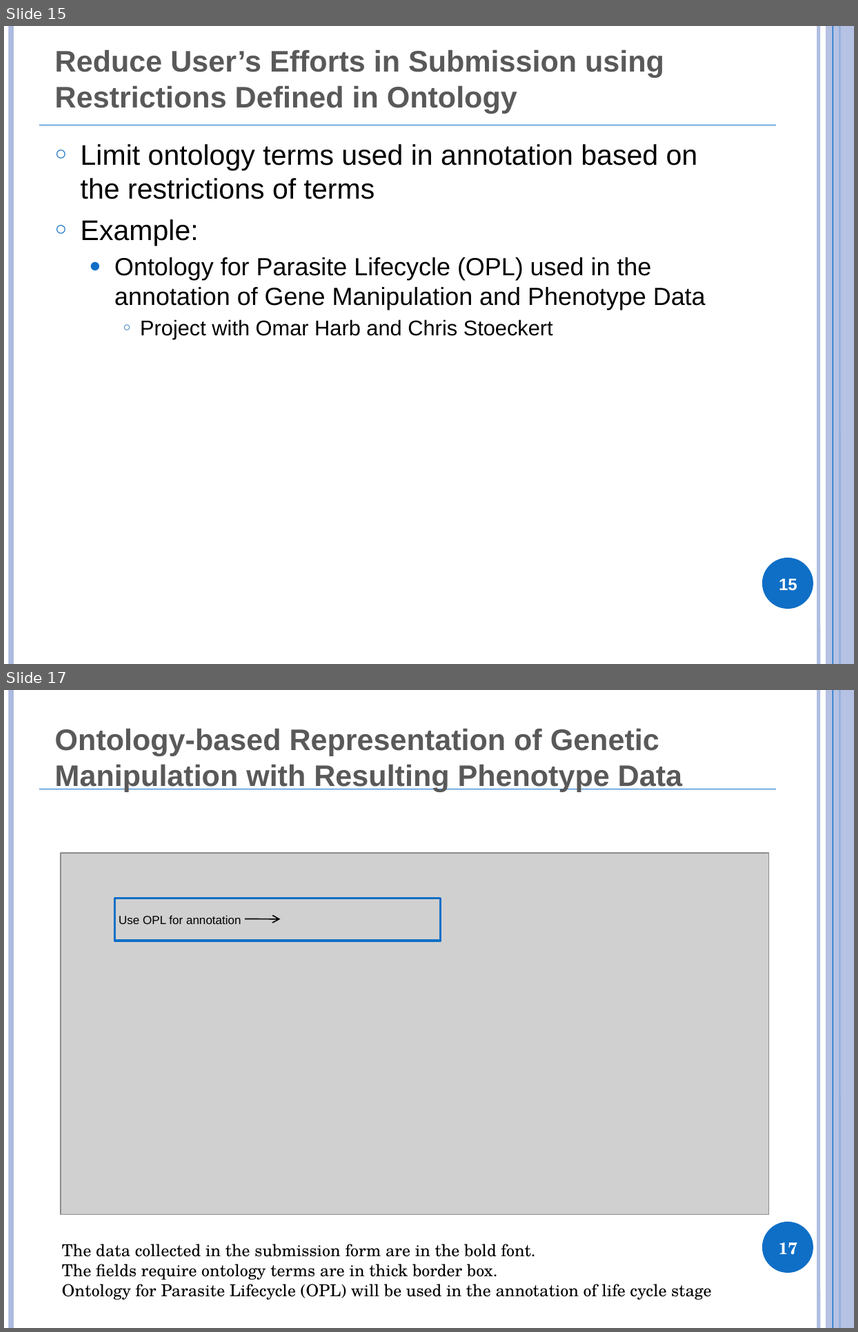
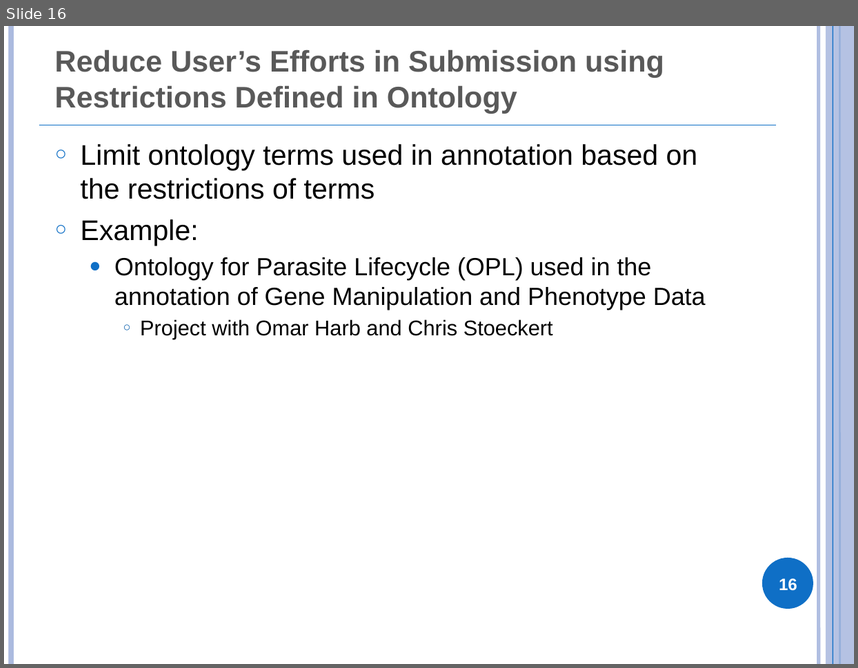
Before and after one commit to obi-ontology/obi-legacy-svn, a slide deck: trunk/docs/presentations/OBI tutorial July 2011 ICBO/EuPathDB.pptx. Shown one above the other, each under a label of ours: slides 15 and 17 before the commit, slide 16 after it; the slides between them are not shown. The pictures are 858x1332 and 858x668 pixels, drawn with LibreOffice and Linux fonts; fonts in the diff are those of the drawing; grey boxes stand for pictures. Boxes give left, top, right and bottom in pixels: in the first picture for what was removed or moved away, otherwise in the second. Text is boxed around its words. In the diff, an @@ line names an element or a change of style, - is before the commit and + after.

```diff
--- a/trunk/docs/presentations/OBI tutorial July 2011 ICBO/EuPathDB.pptx
+++ b/trunk/docs/presentations/OBI tutorial July 2011 ICBO/EuPathDB.pptx
@@ slide 17 removed at <box>4,690,854,1328</box>, background #FFFFFF; not listed: 7 template elements that a slide beside it also shows @@
@@ title removed at <box>55,728,682,791</box> @@
-Ontology-based Representation of Genetic Manipulation with Resulting Phenotype Data
@@ picture removed at <box>61,854,769,1214</box> @@
@@ rectangle removed at <box>114,898,440,940</box> @@
@@ text removed at <box>119,915,241,924</box> @@
-Use OPL for annotation
@@ arrow removed from (245, 918) to (280, 918) @@
@@ text removed at <box>62,1243,711,1299</box> @@
-The data collected in the submission form are in the bold font.
-The fields require ontology terms are in thick border box.
-Ontology for Parasite Lifecycle (OPL) will be used in the annotation of life cycle stage
@@ page number removed at <box>779,1242,798,1254</box> @@
-17
@@ what was slide 15 is now slide 16 @@
@@ page number at <box>779,578,797,590</box>: text changed @@
-15
+16
```
Also in this commit, not shown: 6 slides changed, 2 slides added, 1 other slide removed.
